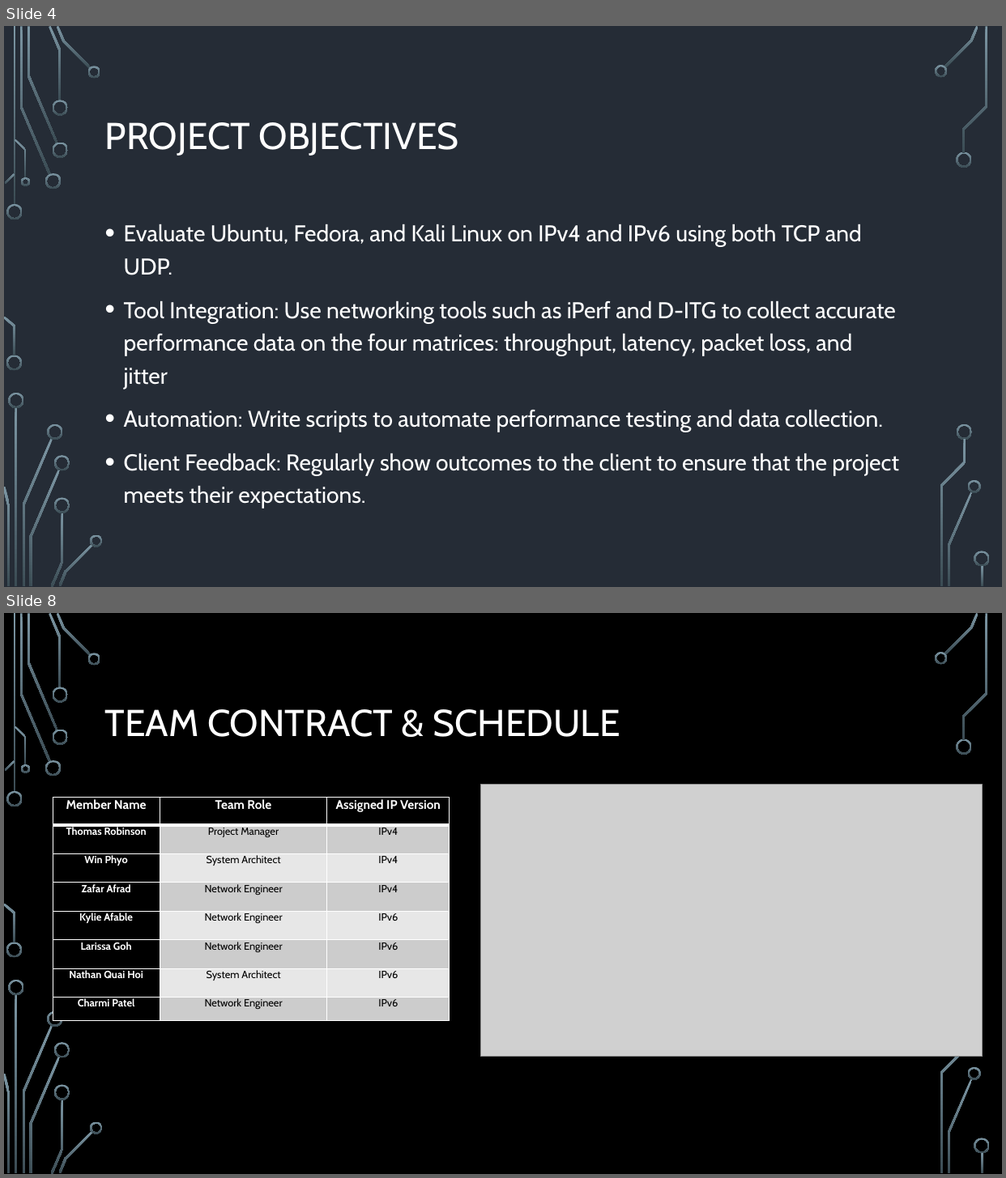
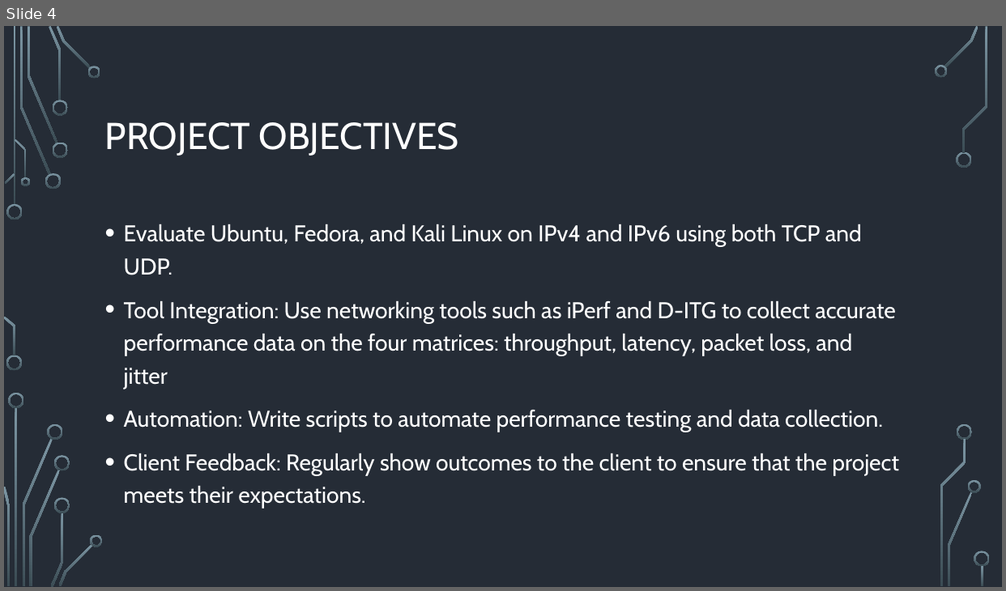
Before and after one commit to Linux-Network-Performance-Evaluation/Portfolio, a slide deck: 02-Planning-and-Control/Proposal/Proposal-Presentation/Version-History/First Draft Powerpoint.pptx. Shown one above the other, each under a label of ours: slides 4 and 8 before the commit, slide 4 after it; the slides between them are not shown. The pictures are 1006x1178 and 1006x591 pixels, drawn with LibreOffice and Linux fonts; fonts in the diff are those of the drawing; grey boxes stand for pictures; background and template pictures are left out. Boxes give left, top, right and bottom in pixels: in the first picture for what was removed or moved away, otherwise in the second. Text is boxed around its words. In the diff, an @@ line names an element or a change of style, - is before the commit and + after.

```diff
--- a/02-Planning-and-Control/Proposal/Proposal-Presentation/Version-History/First Draft Powerpoint.pptx
+++ b/02-Planning-and-Control/Proposal/Proposal-Presentation/Version-History/First Draft Powerpoint.pptx
@@ slide 8 removed at (4, 613, 1002, 1174), background picture (left out); not listed: 35 template elements that a slide beside it also shows @@
@@ title removed at (105, 709, 620, 737) @@
-TEAM CONTRACT & SCHEDULE
@@ table removed at (53, 797, 450, 1021), 8 rows, 3 columns @@
-Member Name | Team Role | Assigned IP Version
-Thomas Robinson | Project Manager | IPv4
-Win Phyo | System Architect | IPv4
-Zafar Afrad | Network Engineer | IPv4
-Kylie Afable | Network Engineer | IPv6
-Larissa Goh | Network Engineer | IPv6
-Nathan Quai Hoi | System Architect | IPv6
-Charmi Patel | Network Engineer | IPv6
@@ picture removed at (481, 785, 983, 1057) @@
```
Also in this commit, not shown: 5 slides changed, 5 slides added, 10 other slides removed, 8 other files.
